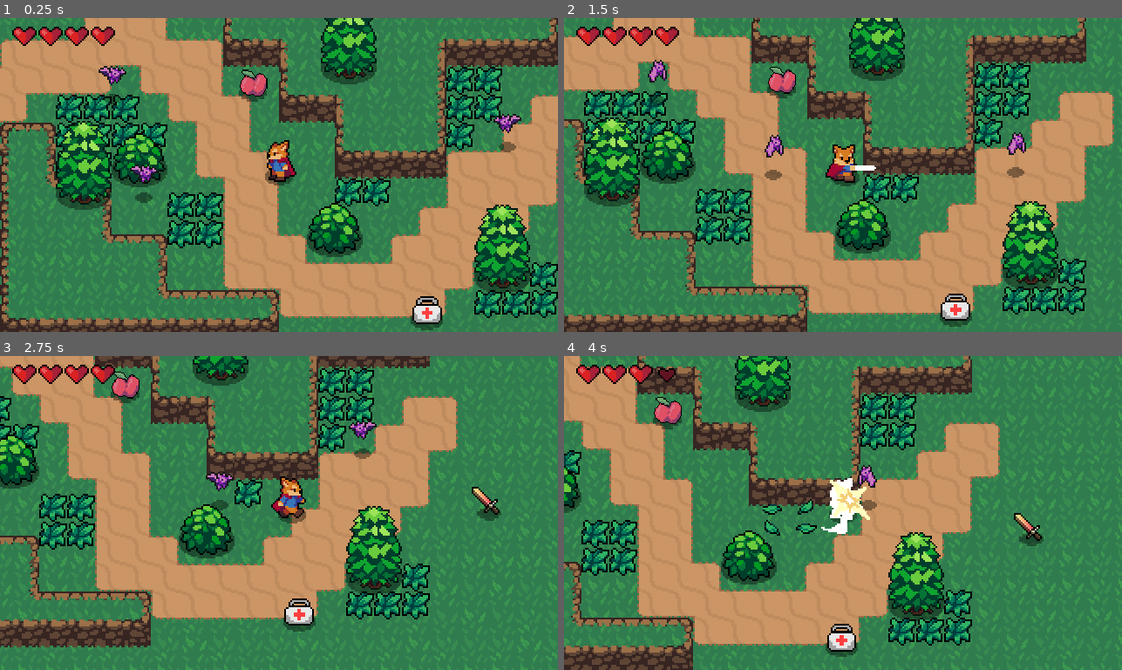
Above: before the commit, frames 1-4 (two rows, left to right).
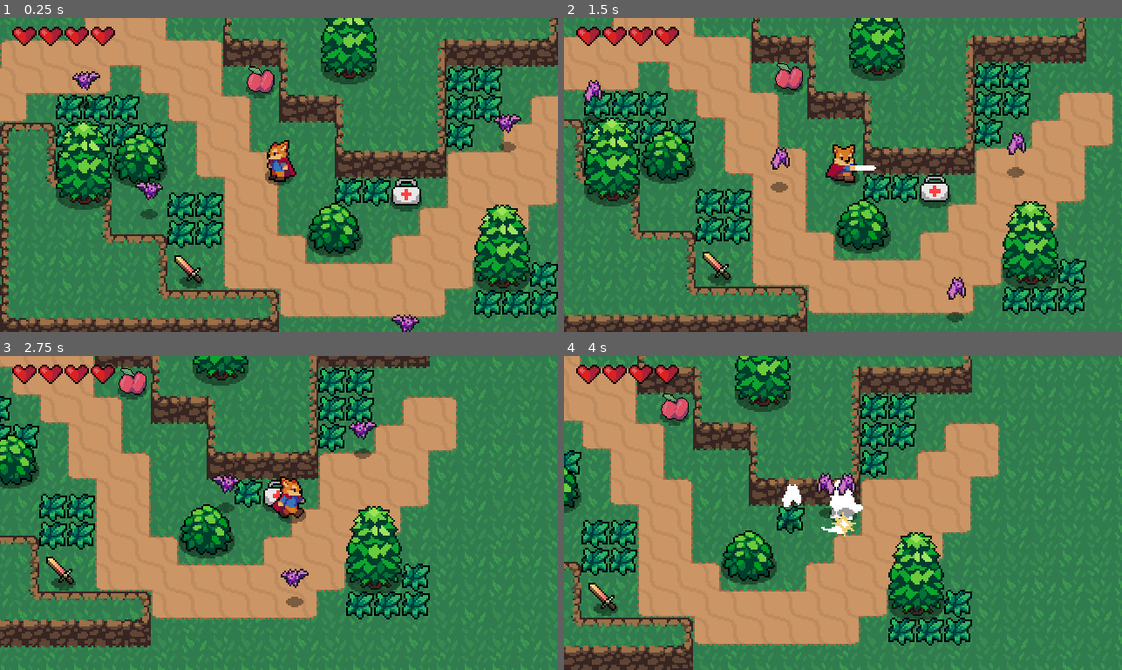
Above: after the commit, the same moments.

Repository: h3nse/Extended-Action-RPG
Game: Godot game, scene res://World.tscn
Same seed, same stepped clock (60 frames per second), same inputs: the game is played once before the commit and once after it.
Inputs:
- Up to frame 1 (0.25 s): no input
- Up to frame 2 (1.5 s): hold D (move_right) 0.53-1.28 s; tap Space (attack) at 0.6, 1.35 s; hold S (move_down) from 1.28 s (still down)
- Up to frame 3 (2.75 s): release S (move_down) at 2.03 s; hold D (move_right) from 2.03 s (still down); tap Shift (roll) at 2.1 s; tap Space (attack) at 2.3 s
- Up to frame 4 (4 s): release D (move_right) at 2.78 s; hold W (move_up) 2.78-3.53 s; tap Q (weapon_cycle) at 2.85 s; tap Space (attack) at 3.05, 3.6 s; hold A (move_left) from 3.53 s (still down)

The runs differ from the first frame. In frame 1, 2.8% of the frame differs, in the area x 12-80%, y 15-100%; in frame 2, 2.7%; in frame 3, 2.2%; in frame 4, 3.8%, in the area x 4-86%, y 2-96%.

Commit message:
Add whip functionality

Diff:
--- /dev/null
+++ b/src/Hit- & hurtboxes/WhipHitbox.gd
@@ -0,0 +1,3 @@
+extends "res://Hit- & hurtboxes/Hitbox.gd"
+
+var knockback_vector = Vector2.ZERO
--- a/src/Player/Player.gd
+++ b/src/Player/Player.gd
@@ -18,7 +18,7 @@
 #set loaded state to MOVE and create velocity and roll variable
 var weapon = "SWORD"
 var weapon_slot = 0
-var weapon_array = ["SWORD"]
+var weapon_array = ["SWORD", "WHIP"]
 var state = MOVE
 var velocity = Vector2.ZERO
 var roll_vector = Vector2.DOWN
@@ -28,6 +28,7 @@
 onready var animationPlayer = $AnimationPlayer
 onready var animationTree = $AnimationTree
 onready var swordHitbox = $HitboxPivot/SwordHitbox
+onready var whipHitbox = $HitboxPivot/WhipHitbox
 onready var hurtbox = $Hurtbox
 onready var blinkAnimationPlayer = $BlinkAnimationPlayer
 	#animation tree's root:
@@ -74,12 +75,14 @@
 		#Set direction of roll and knockback to the direction we're facing
 		roll_vector = input_vector
 		swordHitbox.knockback_vector = input_vector
+		whipHitbox.knockback_vector = input_vector * 2
 		#Set blend positions for animation, to input vector (Both are directions)
 		animationTree.set("parameters/Idle/blend_position", input_vector)
 		animationTree.set("parameters/Run/blend_position", input_vector)
 		animationTree.set("parameters/Sword/blend_position", input_vector)
 		animationTree.set("parameters/Roll/blend_position", input_vector)
 		animationTree.set("parameters/FireSword/blend_position", input_vector)
+		animationTree.set("parameters/Whip/blend_position", input_vector)
 		#Play run animation from animation tree, uses the blend position for the right animation direction
 		animationState.travel("Run")
 		#Set the velocity vector by where the player is going and how fast they're doing it
@@ -114,6 +117,9 @@
 		"FIRESWORD":
 			animationState.travel("FireSword")
 			swordHitbox.damage = 2
+		"WHIP":
+			animationState.travel("Whip")
+			whipHitbox.damage = 0.5
 
 func move():
 	#Move the player
--- a/src/Player/Player.tscn
+++ b/src/Player/Player.tscn
@@ -1,14 +1,14 @@
-[gd_scene load_steps=73 format=2]
+[gd_scene load_steps=85 format=2]
 
 [ext_resource path="res://Player/Player.gd" type="Script" id=1]
 [ext_resource path="res://Player/PlayerFireSwordSpriteSheet.png" type="Texture" id=2]
 [ext_resource path="res://Hit- & hurtboxes/Hitbox.tscn" type="PackedScene" id=3]
-[ext_resource path="res://Player/SwordHitbox.gd" type="Script" id=4]
 [ext_resource path="res://Hit- & hurtboxes/Hurtbox.tscn" type="PackedScene" id=5]
 [ext_resource path="res://Shadows/MediumShadow.png" type="Texture" id=6]
 [ext_resource path="res://Music and Sounds/Swipe.wav" type="AudioStream" id=7]
 [ext_resource path="res://Music and Sounds/Evade.wav" type="AudioStream" id=8]
 [ext_resource path="res://WhiteColor.tres" type="Shader" id=9]
+[ext_resource path="res://Hit- & hurtboxes/WhipHitbox.gd" type="Script" id=10]
 
 [sub_resource type="ShaderMaterial" id=51]
 shader = ExtResource( 9 )
@@ -668,6 +668,18 @@
 "update": 0,
 "values": [ true ]
 }
+tracks/3/type = "value"
+tracks/3/path = NodePath("HitboxPivot/WhipHitbox/CollisionShape2D:disabled")
+tracks/3/interp = 1
+tracks/3/loop_wrap = true
+tracks/3/imported = false
+tracks/3/enabled = true
+tracks/3/keys = {
+"times": PoolRealArray( 0 ),
+"transitions": PoolRealArray( 1 ),
+"update": 0,
+"values": [ false ]
+}
 
 [sub_resource type="Animation" id=37]
 resource_name = "RollDown"
@@ -911,6 +923,222 @@
 "transitions": PoolRealArray( 1, 1, 1, 1, 1, 1 ),
 "update": 1,
 "values": [ 7, 8, 9, 10, 11, 6 ]
+}
+
+[sub_resource type="Animation" id=65]
+resource_name = "WhipDown"
+length = 0.4
+tracks/0/type = "value"
+tracks/0/path = NodePath("Sprite:frame")
+tracks/0/interp = 1
+tracks/0/loop_wrap = true
+tracks/0/imported = false
+tracks/0/enabled = true
+tracks/0/keys = {
+"times": PoolRealArray( 0, 0.1, 0.2, 0.3 ),
+"transitions": PoolRealArray( 1, 1, 1, 1 ),
+"update": 1,
+"values": [ 36, 37, 38, 39 ]
+}
+tracks/1/type = "method"
+tracks/1/path = NodePath(".")
+tracks/1/interp = 1
+tracks/1/loop_wrap = true
+tracks/1/imported = false
+tracks/1/enabled = true
+tracks/1/keys = {
+"times": PoolRealArray( 0.4 ),
+"transitions": PoolRealArray( 1 ),
+"values": [ {
+"args": [  ],
+"method": "attack_animation_finished"
+} ]
+}
+tracks/2/type = "value"
+tracks/2/path = NodePath("HitboxPivot:rotation_degrees")
+tracks/2/interp = 1
+tracks/2/loop_wrap = true
+tracks/2/imported = false
+tracks/2/enabled = true
+tracks/2/keys = {
+"times": PoolRealArray( 0 ),
+"transitions": PoolRealArray( 1 ),
+"update": 0,
+"values": [ 90.0 ]
+}
+tracks/3/type = "value"
+tracks/3/path = NodePath("HitboxPivot/WhipHitbox/CollisionShape2D:disabled")
+tracks/3/interp = 1
+tracks/3/loop_wrap = true
+tracks/3/imported = false
+tracks/3/enabled = true
+tracks/3/keys = {
+"times": PoolRealArray( 0.1, 0.3 ),
+"transitions": PoolRealArray( 1, 1 ),
+"update": 1,
+"values": [ false, true ]
+}
+
+[sub_resource type="Animation" id=73]
+resource_name = "WhipLeft"
+length = 0.4
+tracks/0/type = "value"
+tracks/0/path = NodePath("Sprite:frame")
+tracks/0/interp = 1
+tracks/0/loop_wrap = true
+tracks/0/imported = false
+tracks/0/enabled = true
+tracks/0/keys = {
+"times": PoolRealArray( 0, 0.1, 0.2, 0.3 ),
+"transitions": PoolRealArray( 1, 1, 1, 1 ),
+"update": 1,
+"values": [ 32, 33, 34, 35 ]
+}
+tracks/1/type = "method"
+tracks/1/path = NodePath(".")
+tracks/1/interp = 1
+tracks/1/loop_wrap = true
+tracks/1/imported = false
+tracks/1/enabled = true
+tracks/1/keys = {
+"times": PoolRealArray( 0.4 ),
+"transitions": PoolRealArray( 1 ),
+"values": [ {
+"args": [  ],
+"method": "attack_animation_finished"
+} ]
+}
+tracks/2/type = "value"
+tracks/2/path = NodePath("HitboxPivot:rotation_degrees")
+tracks/2/interp = 1
+tracks/2/loop_wrap = true
+tracks/2/imported = false
+tracks/2/enabled = true
+tracks/2/keys = {
+"times": PoolRealArray( 0 ),
+"transitions": PoolRealArray( 1 ),
+"update": 0,
+"values": [ 180.0 ]
+}
+tracks/3/type = "value"
+tracks/3/path = NodePath("HitboxPivot/WhipHitbox/CollisionShape2D:disabled")
+tracks/3/interp = 1
+tracks/3/loop_wrap = true
+tracks/3/imported = false
+tracks/3/enabled = true
+tracks/3/keys = {
+"times": PoolRealArray( 0.1, 0.3 ),
+"transitions": PoolRealArray( 1, 1 ),
+"update": 1,
+"values": [ false, true ]
+}
+
+[sub_resource type="Animation" id=74]
+resource_name = "WhipRight"
+length = 0.4
+tracks/0/type = "value"
+tracks/0/path = NodePath("Sprite:frame")
+tracks/0/interp = 1
+tracks/0/loop_wrap = true
+tracks/0/imported = false
+tracks/0/enabled = true
+tracks/0/keys = {
+"times": PoolRealArray( 0, 0.1, 0.2, 0.3 ),
+"transitions": PoolRealArray( 1, 1, 1, 1 ),
+"update": 1,
+"values": [ 24, 25, 26, 27 ]
+}
+tracks/1/type = "method"
+tracks/1/path = NodePath(".")
+tracks/1/interp = 1
+tracks/1/loop_wrap = true
+tracks/1/imported = false
+tracks/1/enabled = true
+tracks/1/keys = {
+"times": PoolRealArray( 0.4 ),
+"transitions": PoolRealArray( 1 ),
+"values": [ {
+"args": [  ],
+"method": "attack_animation_finished"
+} ]
+}
+tracks/2/type = "value"
+tracks/2/path = NodePath("HitboxPivot:rotation_degrees")
+tracks/2/interp = 1
+tracks/2/loop_wrap = true
+tracks/2/imported = false
+tracks/2/enabled = true
+tracks/2/keys = {
+"times": PoolRealArray( 0 ),
+"transitions": PoolRealArray( 1 ),
+"update": 0,
+"values": [ 0.0 ]
+}
+tracks/3/type = "value"
+tracks/3/path = NodePath("HitboxPivot/WhipHitbox/CollisionShape2D:disabled")
+tracks/3/interp = 1
+tracks/3/loop_wrap = true
+tracks/3/imported = false
+tracks/3/enabled = true
+tracks/3/keys = {
+"times": PoolRealArray( 0.1, 0.3 ),
+"transitions": PoolRealArray( 1, 1 ),
+"update": 1,
+"values": [ false, true ]
+}
+
+[sub_resource type="Animation" id=75]
+resource_name = "WhipUp"
+length = 0.4
+tracks/0/type = "value"
+tracks/0/path = NodePath("Sprite:frame")
+tracks/0/interp = 1
+tracks/0/loop_wrap = true
+tracks/0/imported = false
+tracks/0/enabled = true
+tracks/0/keys = {
+"times": PoolRealArray( 0, 0.1, 0.2, 0.3 ),
+"transitions": PoolRealArray( 1, 1, 1, 1 ),
+"update": 1,
+"values": [ 28, 28, 29, 30 ]
+}
+tracks/1/type = "method"
+tracks/1/path = NodePath(".")
+tracks/1/interp = 1
+tracks/1/loop_wrap = true
+tracks/1/imported = false
+tracks/1/enabled = true
+tracks/1/keys = {
+"times": PoolRealArray( 0.4 ),
+"transitions": PoolRealArray( 1 ),
+"values": [ {
+"args": [  ],
+"method": "attack_animation_finished"
+} ]
+}
+tracks/2/type = "value"
+tracks/2/path = NodePath("HitboxPivot:rotation_degrees")
+tracks/2/interp = 1
+tracks/2/loop_wrap = true
+tracks/2/imported = false
+tracks/2/enabled = true
+tracks/2/keys = {
+"times": PoolRealArray( 0 ),
+"transitions": PoolRealArray( 1 ),
+"update": 0,
+"values": [ 270.0 ]
+}
+tracks/3/type = "value"
+tracks/3/path = NodePath("HitboxPivot/WhipHitbox/CollisionShape2D:disabled")
+tracks/3/interp = 1
+tracks/3/loop_wrap = true
+tracks/3/imported = false
+tracks/3/enabled = true
+tracks/3/keys = {
+"times": PoolRealArray( 0.1, 0.3 ),
+"transitions": PoolRealArray( 1, 1 ),
+"update": 1,
+"values": [ false, true ]
 }
 
 [sub_resource type="AnimationNodeAnimation" id=58]
@@ -1038,6 +1266,31 @@
 max_space = Vector2( 1, 1.1 )
 blend_mode = 1
 
+[sub_resource type="AnimationNodeAnimation" id=69]
+animation = "WhipDown"
+
+[sub_resource type="AnimationNodeAnimation" id=76]
+animation = "WhipLeft"
+
+[sub_resource type="AnimationNodeAnimation" id=77]
+animation = "WhipUp"
+
+[sub_resource type="AnimationNodeAnimation" id=78]
+animation = "WhipRight"
+
+[sub_resource type="AnimationNodeBlendSpace2D" id=66]
+blend_point_0/node = SubResource( 69 )
+blend_point_0/pos = Vector2( 0, 1.1 )
+blend_point_1/node = SubResource( 76 )
+blend_point_1/pos = Vector2( -1, 0 )
+blend_point_2/node = SubResource( 77 )
+blend_point_2/pos = Vector2( 0, -1.1 )
+blend_point_3/node = SubResource( 78 )
+blend_point_3/pos = Vector2( 1, 0 )
+min_space = Vector2( -1, -1.1 )
+max_space = Vector2( 1, 1.1 )
+blend_mode = 1
+
 [sub_resource type="AnimationNodeStateMachineTransition" id=23]
 
 [sub_resource type="AnimationNodeStateMachineTransition" id=24]
@@ -1053,6 +1306,10 @@
 [sub_resource type="AnimationNodeStateMachineTransition" id=62]
 
 [sub_resource type="AnimationNodeStateMachineTransition" id=63]
+
+[sub_resource type="AnimationNodeStateMachineTransition" id=67]
+
+[sub_resource type="AnimationNodeStateMachineTransition" id=68]
 
 [sub_resource type="AnimationNodeStateMachine" id=16]
 states/FireSword/node = SubResource( 57 )
@@ -1065,15 +1322,21 @@
 states/Run/position = Vector2( 585, 98 )
 states/Sword/node = SubResource( 33 )
 states/Sword/position = Vector2( 395, 178 )
-transitions = [ "Idle", "Run", SubResource( 23 ), "Run", "Idle", SubResource( 24 ), "Idle", "Sword", SubResource( 34 ), "Sword", "Idle", SubResource( 35 ), "Roll", "Idle", SubResource( 46 ), "Idle", "Roll", SubResource( 47 ), "FireSword", "Idle", SubResource( 62 ), "Idle", "FireSword", SubResource( 63 ) ]
+states/Whip/node = SubResource( 66 )
+states/Whip/position = Vector2( 201, 178 )
+transitions = [ "Idle", "Run", SubResource( 23 ), "Run", "Idle", SubResource( 24 ), "Idle", "Sword", SubResource( 34 ), "Sword", "Idle", SubResource( 35 ), "Roll", "Idle", SubResource( 46 ), "Idle", "Roll", SubResource( 47 ), "FireSword", "Idle", SubResource( 62 ), "Idle", "FireSword", SubResource( 63 ), "Idle", "Whip", SubResource( 67 ), "Whip", "Idle", SubResource( 68 ) ]
 start_node = "Idle"
-graph_offset = Vector2( -115, -25 )
+graph_offset = Vector2( -194, -15 )
 
 [sub_resource type="AnimationNodeStateMachinePlayback" id=17]
 
 [sub_resource type="CapsuleShape2D" id=36]
 radius = 11.0
 height = 12.0
+
+[sub_resource type="SegmentShape2D" id=64]
+a = Vector2( 44, 0 )
+b = Vector2( 0, 0 )
 
 [sub_resource type="CapsuleShape2D" id=48]
 radius = 6.0
@@ -1140,13 +1403,14 @@
 position = Vector2( 0, -9 )
 texture = ExtResource( 2 )
 hframes = 76
-frame = 1
+frame = 30
 
 [node name="CollisionShape2D" type="CollisionShape2D" parent="."]
 rotation = 1.5708
 shape = SubResource( 1 )
 
 [node name="AnimationPlayer" type="AnimationPlayer" parent="."]
+reset_on_save = false
 anims/AttackDown = SubResource( 25 )
 anims/AttackLeft = SubResource( 26 )
 anims/AttackRight = SubResource( 27 )
@@ -1168,6 +1432,10 @@
 anims/RunLeft = SubResource( 5 )
 anims/RunRight = SubResource( 3 )
 anims/RunUp = SubResource( 4 )
+anims/WhipDown = SubResource( 65 )
+anims/WhipLeft = SubResource( 73 )
+anims/WhipRight = SubResource( 74 )
+anims/WhipUp = SubResource( 75 )
 
 [node name="AnimationTree" type="AnimationTree" parent="."]
 tree_root = SubResource( 16 )
@@ -1178,20 +1446,31 @@
 parameters/Roll/blend_position = Vector2( 0, 1 )
 parameters/Run/blend_position = Vector2( 0, 1 )
 parameters/Sword/blend_position = Vector2( 0, 0 )
+parameters/Whip/blend_position = Vector2( -0.00950873, -0.0192983 )
 
 [node name="HitboxPivot" type="Position2D" parent="."]
 position = Vector2( 0, -4 )
+rotation = 4.71239
 __meta__ = {
 "_gizmo_extents_": 8.0
 }
 
 [node name="SwordHitbox" parent="HitboxPivot" instance=ExtResource( 3 )]
 collision_mask = 8
-script = ExtResource( 4 )
+script = ExtResource( 10 )
 
 [node name="CollisionShape2D" parent="HitboxPivot/SwordHitbox" index="0"]
 position = Vector2( 13, 0 )
 shape = SubResource( 36 )
+
+[node name="WhipHitbox" parent="HitboxPivot" instance=ExtResource( 3 )]
+position = Vector2( 0, 5 )
+collision_mask = 8
+script = ExtResource( 10 )
+
+[node name="CollisionShape2D" parent="HitboxPivot/WhipHitbox" index="0"]
+position = Vector2( 0, -5 )
+shape = SubResource( 64 )
 
 [node name="Hurtbox" parent="." instance=ExtResource( 5 )]
 collision_layer = 4
@@ -1214,4 +1493,5 @@
 [connection signal="invincibility_started" from="Hurtbox" to="." method="_on_Hurtbox_invincibility_started"]
 
 [editable path="HitboxPivot/SwordHitbox"]
+[editable path="HitboxPivot/WhipHitbox"]
 [editable path="Hurtbox"]
--- a/src/World.tscn
+++ b/src/World.tscn
@@ -622,6 +622,9 @@
 [node name="Bat" parent="YSort/Bats" instance=ExtResource( 7 )]
 position = Vector2( 296, 71 )
 
+[node name="Bat4" parent="YSort/Bats" instance=ExtResource( 7 )]
+position = Vector2( 227, 200 )
+
 [node name="Bat3" parent="YSort/Bats" instance=ExtResource( 7 )]
 position = Vector2( 77, 114 )
 
@@ -642,13 +645,13 @@
 [node name="Pickups" type="YSort" parent="YSort"]
 
 [node name="Firesword" parent="YSort/Pickups" instance=ExtResource( 14 )]
-position = Vector2( 352, 108 )
+position = Vector2( 108, 148 )
 
 [node name="HealthPack" parent="YSort/Pickups" instance=ExtResource( 13 )]
-position = Vector2( 239, 174 )
+position = Vector2( 227, 106 )
 
 [node name="Apple" parent="YSort/Pickups" instance=ExtResource( 12 )]
-position = Vector2( 145, 42 )
+position = Vector2( 149, 40 )
 
 [node name="CanvasLayer" type="CanvasLayer" parent="."]
 
